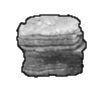
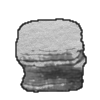
Layer changes from the first 100 x 100 image to the second:
added layer "snow line" above "snow" over [15, 18, 87, 93]
added layer "snow" above "line" over [15, 18, 88, 93]
hid "line", painted on it over [16, 14, 87, 93]
painted on "Pasted Layer" over [16, 14, 88, 93]
